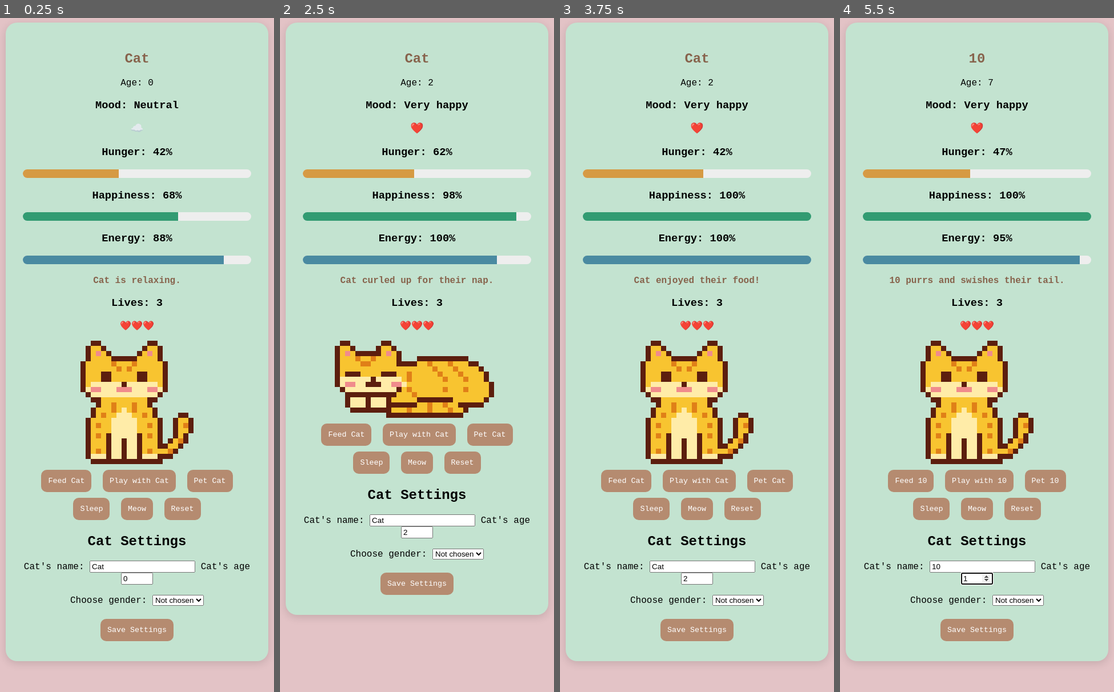
Above: before the commit, frames 1-4 (left to right).
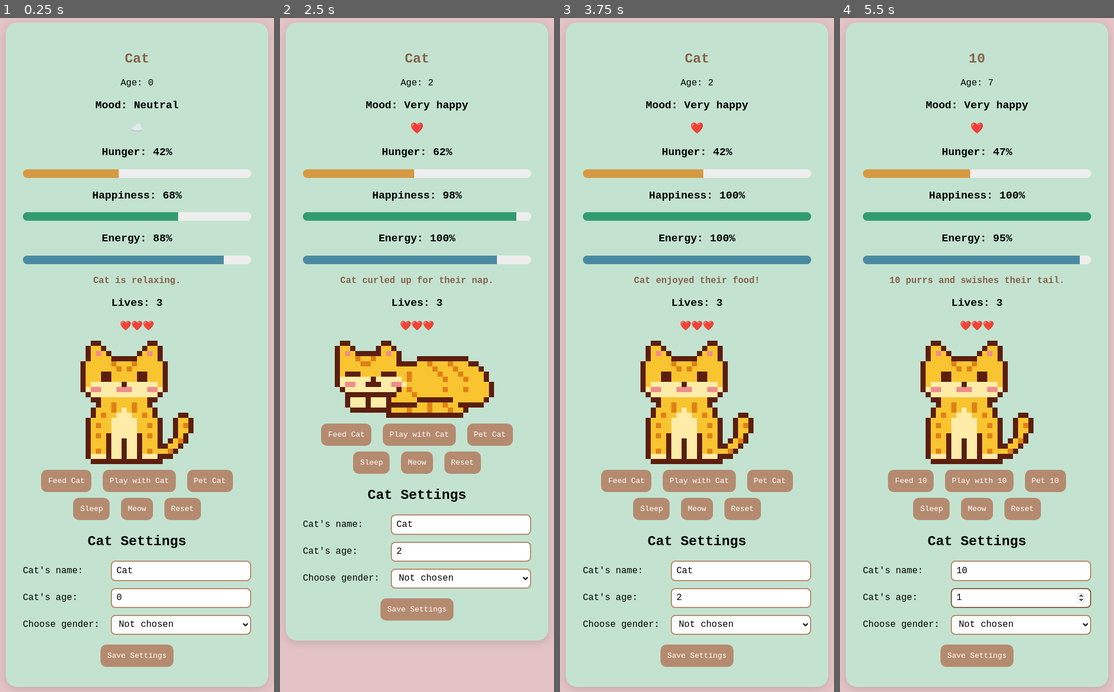
Above: after the commit, the same moments.

Repository: nannaellaraun/cat-game
Game: browser game, page index.html
Two runs of this game, one before a commit and one after it. Both use one fixed random seed, a clock stepped at 60 frames per second and the inputs below.
Inputs (mouse positions are in pixels of both pictures, inside the frame that each line leads up to; where the layout moved, square brackets give the same spot in the first picture):
- Up to frame 1 (0.25 s): no input
- Up to frame 2 (2.5 s): click "Play with Cat" at 0.27 s; click "Pet Cat" at 1.27 s; click "Pet Cat" at 1.87 s; click (460, 597) [417, 577] at 2.02 s; type "2" at 2.02 s; tap Enter at 2.05 s; click "Sleep" at 2.47 s
- Up to frame 3 (3.75 s): click "Pet Cat" at 3.07 s; click "Feed Cat" at 3.67 s
- Up to frame 4 (5.5 s): click (1020, 570) [982, 563] at 4.27 s; type "10" at 4.27 s; tap Enter at 4.3, 4.55 s; click (1020, 597) [977, 577] at 4.52 s; type "7" at 4.52 s; click "Play with 10" at 4.77 s; click "Pet 10" at 4.87 s; click (1020, 597) [977, 577] at 5.47 s; type "1" at 5.47 s

The runs differ from the first frame. In frame 1, 8.9% of the frame differs, in the area x 2-98%, y 80-100%; in frame 2, 8.9%; in frame 3, 8.9%; in frame 4, 9.0%.

Commit message:
Put each cat setting on its own line with matching field styles
Co-Authored-By: Claude Opus 5.5 <noreply@anthropic.com>

Diff:
--- a/index.html
+++ b/index.html
@@ -53,18 +53,22 @@
 
   <h2>Cat Settings</h2>
   <form id="settings-form">
-    <label for="name-input">Cat's name:</label>
-    <input type="text" id="name-input" maxlength="30" required>
-    <label for="age-input">Cat's age</label>
-    <input type="number" id="age-input" min="0" max="30" required>
-    <br><br>
-    <label for="gender-input">Choose gender:</label>
-    <select id="gender-input">
-      <option value="female">Female</option>
-      <option value="male">Male</option>
-      <option value="none">Not chosen</option>
-    </select>
-    <br><br>
+    <div class="setting">
+      <label for="name-input">Cat's name:</label>
+      <input type="text" id="name-input" maxlength="30" required>
+    </div>
+    <div class="setting">
+      <label for="age-input">Cat's age:</label>
+      <input type="number" id="age-input" min="0" max="30" required>
+    </div>
+    <div class="setting">
+      <label for="gender-input">Choose gender:</label>
+      <select id="gender-input">
+        <option value="female">Female</option>
+        <option value="male">Male</option>
+        <option value="none">Not chosen</option>
+      </select>
+    </div>
     <button type="submit">Save Settings</button>
   </form>
 
--- a/style.css
+++ b/style.css
@@ -64,3 +64,34 @@
   font-size: 30px;
   font-weight: bold;
 }
+
+/* Cat Settings: one setting per line, all fields look the same */
+.setting {
+  display: flex;
+  align-items: center;
+  gap: 10px;
+  margin-bottom: 12px;
+  text-align: left;
+}
+.setting label {
+  flex: 0 0 9em;
+}
+.setting input,
+.setting select {
+  flex: 1;
+  min-width: 0;
+  box-sizing: border-box;
+  height: 2.2em;
+  padding: 0 8px;
+  font-family: inherit;
+  font-size: 1em;
+  color: inherit;
+  background: white;
+  border: 2px solid #b58b70;
+  border-radius: 8px;
+}
+.setting input:focus,
+.setting select:focus {
+  outline: none;
+  border-color: #87634c;
+}
